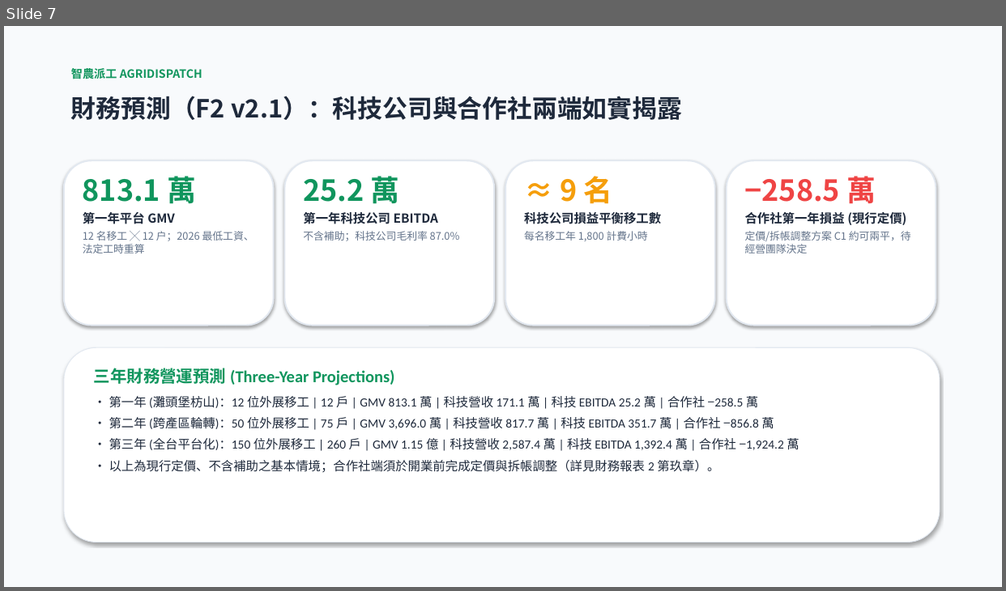
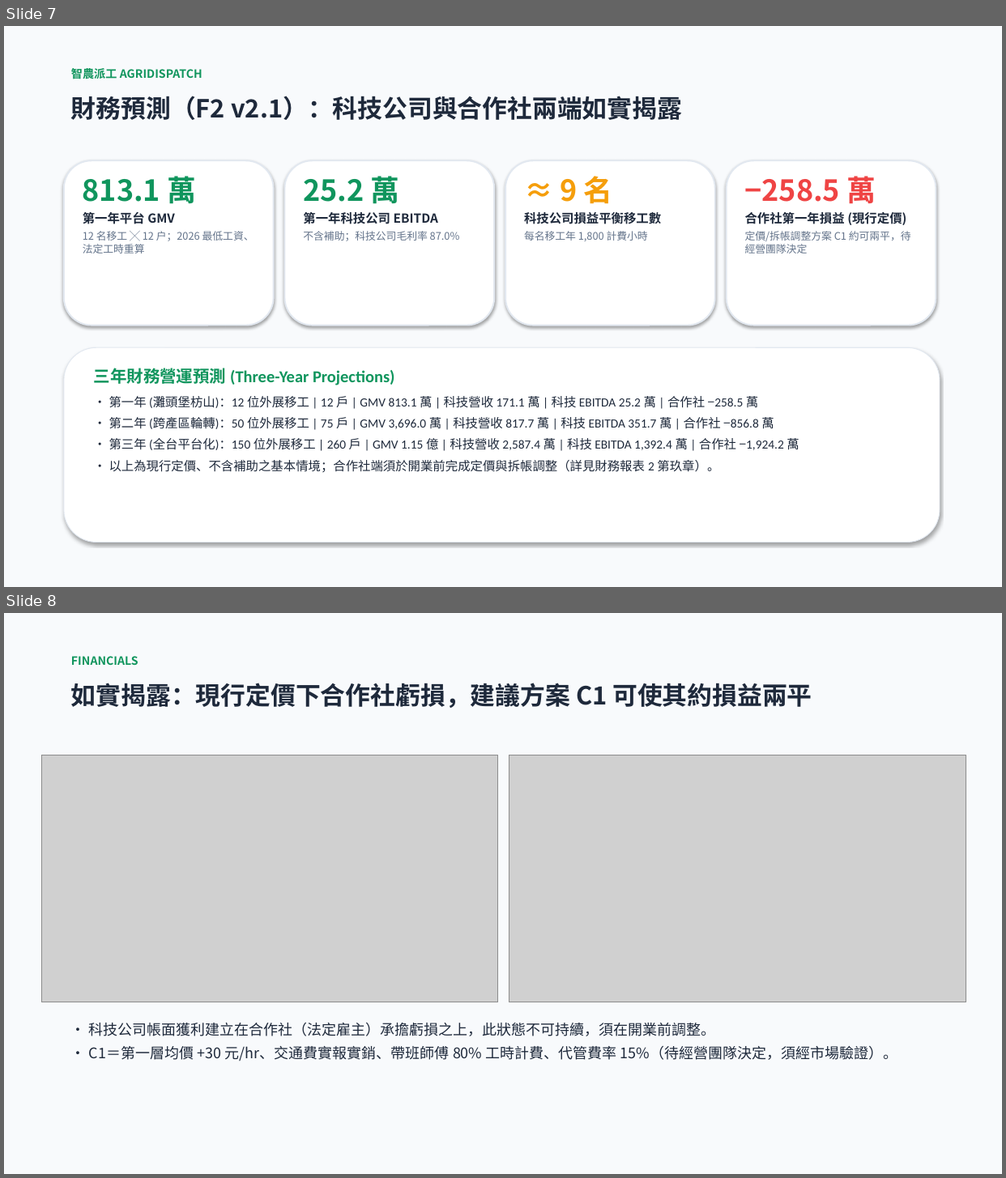
Before and after one commit to xx8888x/agridispatch, a slide deck: 06_簡報與路演Pitch/02_智農派工_Demo簡報_加速器Pitch.pptx. Shown one above the other, each under a label of ours: slide 7 before the commit, slides 7 and 8 after it. The pictures are 1006x591 and 1006x1178 pixels, drawn with LibreOffice and Linux fonts; fonts in the diff are those of the drawing; grey boxes stand for pictures. Boxes give left, top, right and bottom in pixels: in the first picture for what was removed or moved away, otherwise in the second. Text is boxed around its words. In the diff, an @@ line names an element or a change of style, - is before the commit and + after.

```diff
--- a/06_簡報與路演Pitch/02_智農派工_Demo簡報_加速器Pitch.pptx
+++ b/06_簡報與路演Pitch/02_智農派工_Demo簡報_加速器Pitch.pptx
@@ slide 8 added at (4,613,1002,1174), background #FFFFFF @@
@@ rectangle added at (4,613,1002,1174), fill #F8FAFC @@
@@ text added at (71,656,138,665), 11 pt, text #10955D, bold @@
+FINANCIALS
@@ text added at (71,683,812,708), 24 pt, text #1E293B, bold @@
+如實揭露：現行定價下合作社虧損，建議方案 C1 可使其約損益兩平
@@ picture added at (41,756,498,1003) @@
@@ picture added at (509,756,966,1003) @@
@@ text added at (89,1023,898,1061), 14 pt, text #1E293B @@
+• 科技公司帳面獲利建立在合作社（法定雇主）承擔虧損之上，此狀態不可持續，須在開業前調整。
+• C1＝第一層均價 +30 元/hr、交通費實報實銷、帶班師傅 80% 工時計費、代管費率 15%（待經營團隊決定，須經市場驗證）。
```
Also in this commit, not shown: 1 slide changed, 35 other files.
